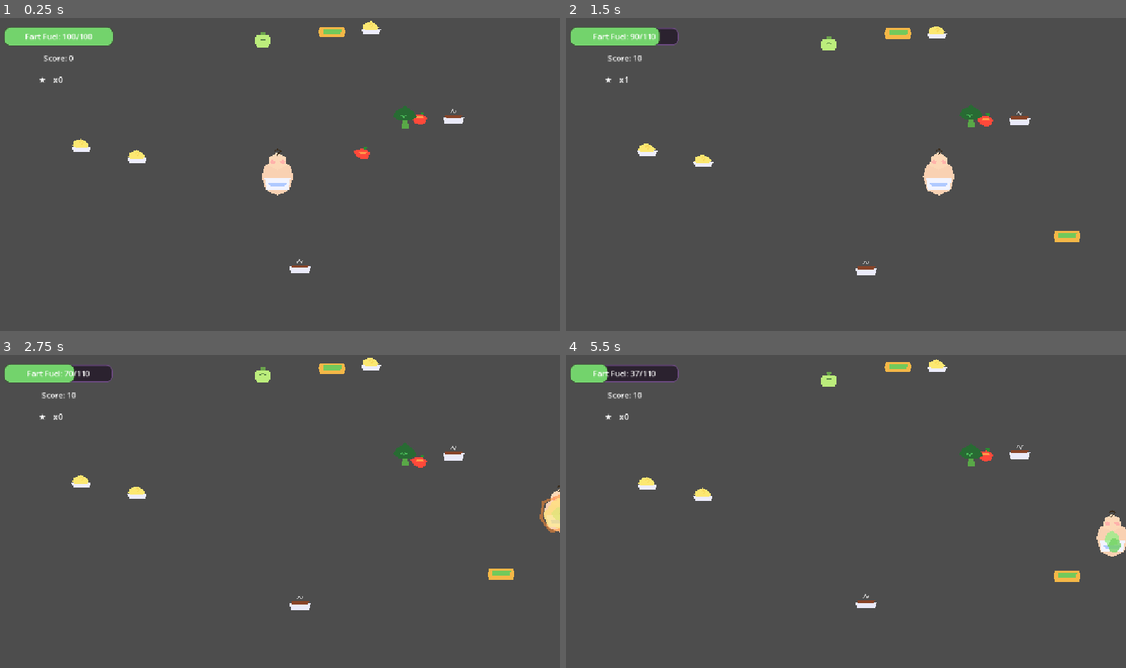
Above: before the commit, frames 1-4 (two rows, left to right).
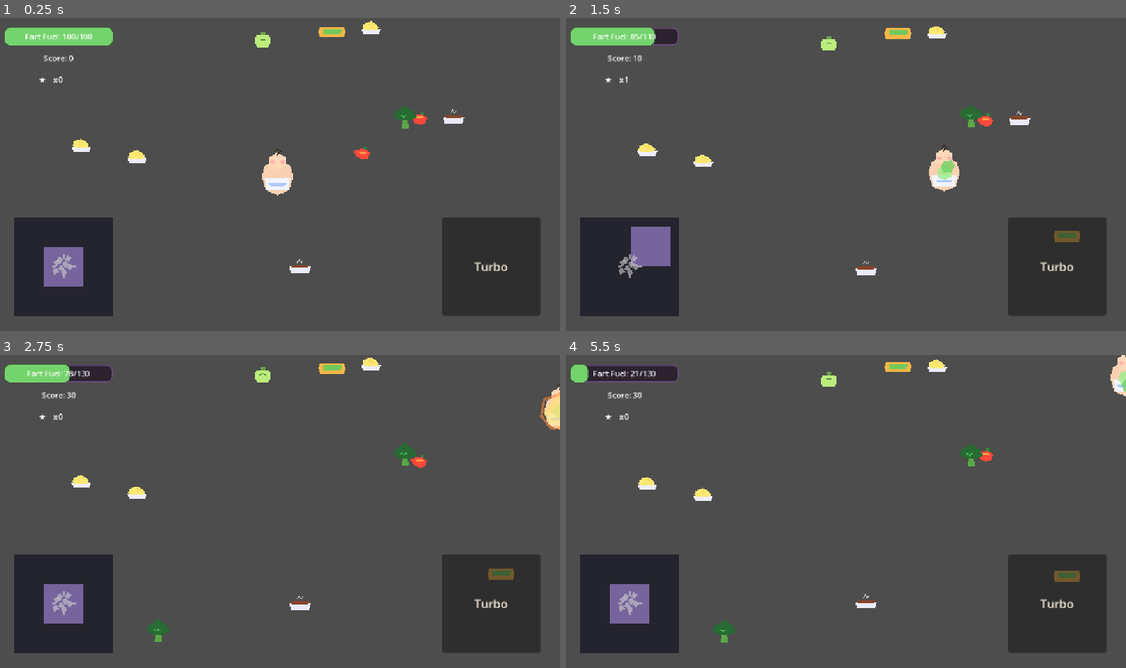
Above: after the commit, the same moments.

Repository: mcfredrick/fuel
Game: Godot game, scene res://scenes/main.tscn
The game is run twice, just before and just after one commit, with the same random seed, the same clock (stepped at 60 frames per second) and the same inputs.
Inputs (mouse positions are in pixels of both pictures, inside the frame that each line leads up to):
- Up to frame 1 (0.25 s): no input
- Up to frame 2 (1.5 s): move the mouse to (969, 161) at 0.52 s; hold Right (ui_right) 0.53-1.25 s; tap Space (turbo) at 0.6 s; click (969, 161) at 0.67 s; drag from (728, 193) to (829, 43) at 1.27 s
- Up to frame 3 (2.75 s): move the mouse to (336, 442) at 2.02 s; hold Right (ui_right) from 2.03 s (still down); tap Space (turbo) at 2.1 s; click (336, 442) at 2.17 s
- Up to frame 4 (5.5 s): release Right (ui_right) at 2.75 s; drag from (818, 577) to (1019, 455) at 2.77 s; move the mouse to (1014, 561) at 3.52 s; hold Left (ui_left) 3.53-4.25 s; tap Space (turbo) at 3.6, 5.1 s; click (1014, 561) at 3.67 s; drag from (672, 464) to (1019, 458) at 4.27 s; move the mouse to (874, 514) at 5.02 s; hold Down (ui_down) from 5.03 s (still down); click (874, 514) at 5.17 s

The runs differ from the first frame. In frame 1, 11% of the frame differs, in the area x 2-97%, y 63-96%; in frame 2, 12%; in frame 3, 12%; in frame 4, 12%, in the area x 2-100%, y 0-96%.

Commit message:
Improve touch controls: fix mouse input and joystick appearance
- Fix MOUSE_BUTTON_LEFT_MASK compilation errors
- Add proper mouse input support for desktop testing
- Improve joystick visual design with better colors
- Set force_visible=true by default for testing
- Add directional arrows to joystick center
- Resize turbo button to match joystick dimensions

Diff:
--- a/godot_web_game/scenes/ui/touch_controls.tscn
+++ b/godot_web_game/scenes/ui/touch_controls.tscn
@@ -25,16 +25,16 @@
 offset_right = 240.0
 offset_bottom = -40.0
 grow_vertical = 0
-color = Color(0.09, 0.08, 0.1, 0.72)
-corner_radius_top_left = 140
-corner_radius_top_right = 140
-corner_radius_bottom_right = 140
-corner_radius_bottom_left = 140
-border_width_left = 3
-border_width_top = 3
-border_width_right = 3
-border_width_bottom = 3
-border_color = Color(0.35, 0.23, 0.46, 0.8)
+color = Color(0.1, 0.1, 0.15, 0.8)
+corner_radius_top_left = 100
+corner_radius_top_right = 100
+corner_radius_bottom_right = 100
+corner_radius_bottom_left = 100
+border_width_left = 2
+border_width_top = 2
+border_width_right = 2
+border_width_bottom = 2
+border_color = Color(0.4, 0.3, 0.5, 0.6)
 
 [node name="Knob" type="ColorRect" parent="Joystick"]
 anchors_preset = 8
@@ -48,31 +48,227 @@
 offset_bottom = 40.0
 grow_horizontal = 2
 grow_vertical = 2
-color = Color(0.57, 0.84, 0.53, 0.88)
-corner_radius_top_left = 80
-corner_radius_top_right = 80
-corner_radius_bottom_right = 80
-corner_radius_bottom_left = 80
+color = Color(0.6, 0.5, 0.8, 0.7)
+corner_radius_top_left = 40
+corner_radius_top_right = 40
+corner_radius_bottom_right = 40
+corner_radius_bottom_left = 40
 border_width_left = 2
 border_width_top = 2
 border_width_right = 2
 border_width_bottom = 2
-border_color = Color(0.25, 0.39, 0.21, 0.75)
+border_color = Color(0.4, 0.3, 0.6, 0.8)
+
+[node name="Arrows" type="Control" parent="Joystick"]
+anchors_preset = 8
+anchor_left = 0.5
+anchor_top = 0.5
+anchor_right = 0.5
+anchor_bottom = 0.5
+offset_left = -60.0
+offset_top = -60.0
+offset_right = 60.0
+offset_bottom = 60.0
+grow_horizontal = 2
+grow_vertical = 2
+mouse_filter = 2
+
+[node name="UpArrow" type="ColorRect" parent="Joystick/Arrows"]
+anchors_preset = 8
+anchor_left = 0.5
+anchor_top = 0.5
+anchor_right = 0.5
+anchor_bottom = 0.5
+offset_left = -2.0
+offset_top = -25.0
+offset_right = 2.0
+offset_bottom = -15.0
+grow_horizontal = 2
+grow_vertical = 2
+color = Color(0.8, 0.8, 0.8, 0.6)
+rotation = 0.0
+
+[node name="UpArrowLeft" type="ColorRect" parent="Joystick/Arrows"]
+anchors_preset = 8
+anchor_left = 0.5
+anchor_top = 0.5
+anchor_right = 0.5
+anchor_bottom = 0.5
+offset_left = -12.0
+offset_top = -15.0
+offset_right = -2.0
+offset_bottom = -5.0
+grow_horizontal = 2
+grow_vertical = 2
+color = Color(0.8, 0.8, 0.8, 0.6)
+rotation = 45.0
+
+[node name="UpArrowRight" type="ColorRect" parent="Joystick/Arrows"]
+anchors_preset = 8
+anchor_left = 0.5
+anchor_top = 0.5
+anchor_right = 0.5
+anchor_bottom = 0.5
+offset_left = 2.0
+offset_top = -15.0
+offset_right = 12.0
+offset_bottom = -5.0
+grow_horizontal = 2
+grow_vertical = 2
+color = Color(0.8, 0.8, 0.8, 0.6)
+rotation = -45.0
+
+[node name="DownArrow" type="ColorRect" parent="Joystick/Arrows"]
+anchors_preset = 8
+anchor_left = 0.5
+anchor_top = 0.5
+anchor_right = 0.5
+anchor_bottom = 0.5
+offset_left = -2.0
+offset_top = 15.0
+offset_right = 2.0
+offset_bottom = 25.0
+grow_horizontal = 2
+grow_vertical = 2
+color = Color(0.8, 0.8, 0.8, 0.6)
+rotation = 0.0
+
+[node name="DownArrowLeft" type="ColorRect" parent="Joystick/Arrows"]
+anchors_preset = 8
+anchor_left = 0.5
+anchor_top = 0.5
+anchor_right = 0.5
+anchor_bottom = 0.5
+offset_left = -12.0
+offset_top = 5.0
+offset_right = -2.0
+offset_bottom = 15.0
+grow_horizontal = 2
+grow_vertical = 2
+color = Color(0.8, 0.8, 0.8, 0.6)
+rotation = -45.0
+
+[node name="DownArrowRight" type="ColorRect" parent="Joystick/Arrows"]
+anchors_preset = 8
+anchor_left = 0.5
+anchor_top = 0.5
+anchor_right = 0.5
+anchor_bottom = 0.5
+offset_left = 2.0
+offset_top = 5.0
+offset_right = 12.0
+offset_bottom = 15.0
+grow_horizontal = 2
+grow_vertical = 2
+color = Color(0.8, 0.8, 0.8, 0.6)
+rotation = 45.0
+
+[node name="LeftArrow" type="ColorRect" parent="Joystick/Arrows"]
+anchors_preset = 8
+anchor_left = 0.5
+anchor_top = 0.5
+anchor_right = 0.5
+anchor_bottom = 0.5
+offset_left = -25.0
+offset_top = -2.0
+offset_right = -15.0
+offset_bottom = 2.0
+grow_horizontal = 2
+grow_vertical = 2
+color = Color(0.8, 0.8, 0.8, 0.6)
+rotation = 0.0
+
+[node name="LeftArrowTop" type="ColorRect" parent="Joystick/Arrows"]
+anchors_preset = 8
+anchor_left = 0.5
+anchor_top = 0.5
+anchor_right = 0.5
+anchor_bottom = 0.5
+offset_left = -15.0
+offset_top = -12.0
+offset_right = -5.0
+offset_bottom = -2.0
+grow_horizontal = 2
+grow_vertical = 2
+color = Color(0.8, 0.8, 0.8, 0.6)
+rotation = -45.0
+
+[node name="LeftArrowBottom" type="ColorRect" parent="Joystick/Arrows"]
+anchors_preset = 8
+anchor_left = 0.5
+anchor_top = 0.5
+anchor_right = 0.5
+anchor_bottom = 0.5
+offset_left = -15.0
+offset_top = 2.0
+offset_right = -5.0
+offset_bottom = 12.0
+grow_horizontal = 2
+grow_vertical = 2
+color = Color(0.8, 0.8, 0.8, 0.6)
+rotation = 45.0
+
+[node name="RightArrow" type="ColorRect" parent="Joystick/Arrows"]
+anchors_preset = 8
+anchor_left = 0.5
+anchor_top = 0.5
+anchor_right = 0.5
+anchor_bottom = 0.5
+offset_left = 15.0
+offset_top = -2.0
+offset_right = 25.0
+offset_bottom = 2.0
+grow_horizontal = 2
+grow_vertical = 2
+color = Color(0.8, 0.8, 0.8, 0.6)
+rotation = 0.0
+
+[node name="RightArrowTop" type="ColorRect" parent="Joystick/Arrows"]
+anchors_preset = 8
+anchor_left = 0.5
+anchor_top = 0.5
+anchor_right = 0.5
+anchor_bottom = 0.5
+offset_left = 5.0
+offset_top = -12.0
+offset_right = 15.0
+offset_bottom = -2.0
+grow_horizontal = 2
+grow_vertical = 2
+color = Color(0.8, 0.8, 0.8, 0.6)
+rotation = 45.0
+
+[node name="RightArrowBottom" type="ColorRect" parent="Joystick/Arrows"]
+anchors_preset = 8
+anchor_left = 0.5
+anchor_top = 0.5
+anchor_right = 0.5
+anchor_bottom = 0.5
+offset_left = 5.0
+offset_top = 2.0
+offset_right = 15.0
+offset_bottom = 12.0
+grow_horizontal = 2
+grow_vertical = 2
+color = Color(0.8, 0.8, 0.8, 0.6)
+rotation = -45.0
 
 [node name="TurboButton" type="Button" parent="."]
-custom_minimum_size = Vector2(160, 80)
-mouse_filter = 2
-anchors_preset = 4
+custom_minimum_size = Vector2(200, 200)
+mouse_filter = 2
+anchors_preset = 3
 anchor_left = 1.0
+anchor_top = 1.0
 anchor_right = 1.0
 anchor_bottom = 1.0
 offset_left = -240.0
-offset_top = -180.0
+offset_top = -240.0
 offset_right = -40.0
-offset_bottom = -60.0
+offset_bottom = -40.0
 grow_horizontal = 0
 grow_vertical = 0
 theme_override_colors/font_color = Color(1, 0.95, 0.89, 1)
 theme_override_colors/font_color_pressed = Color(1, 0.95, 0.89, 1)
 theme_override_colors/font_color_hover = Color(1, 0.95, 0.89, 1)
+theme_override_font_sizes/font_size = 24
 text = "Turbo"
--- a/godot_web_game/scripts/touch_controls.gd
+++ b/godot_web_game/scripts/touch_controls.gd
@@ -1,7 +1,7 @@
 extends Control
 class_name TouchControls
 
-@export var force_visible := false
+@export var force_visible := true
 @export_range(0.0, 1.0, 0.01) var deadzone := 0.18
 
 var _joystick_touch_id := -1
@@ -16,14 +16,22 @@
 	var should_show := force_visible or DisplayServer.is_touchscreen_available()
 	visible = should_show
 	mouse_filter = Control.MOUSE_FILTER_PASS if should_show else Control.MOUSE_FILTER_IGNORE
-	set_process_unhandled_input(should_show)
+	set_process_input(should_show)
 	if not should_show:
 		return
 	_reset_joystick()
 	if is_instance_valid(turbo_button):
 		turbo_button.pressed.connect(_on_turbo_pressed)
 
-func _unhandled_input(event: InputEvent) -> void:
+func _gui_input(event: InputEvent) -> void:
+	if not visible:
+		return
+	if event is InputEventMouseButton:
+		_handle_mouse_button(event)
+	elif event is InputEventMouseMotion:
+		_handle_mouse_motion(event)
+
+func _input(event: InputEvent) -> void:
 	if not visible:
 		return
 	if event is InputEventScreenTouch:
@@ -88,3 +96,17 @@
 		_turbo_requested = false
 		return true
 	return false
+
+func _handle_mouse_button(event: InputEventMouseButton) -> void:
+	if event.button_index == MOUSE_BUTTON_MASK_LEFT:
+		if event.pressed:
+			if _joystick_touch_id == -1 and _touch_in_joystick_half(event.position):
+				_joystick_touch_id = -2  # Use -2 to distinguish mouse input
+				_update_move_vector(event.position)
+		else:
+			if _joystick_touch_id == -2:
+				_reset_joystick()
+
+func _handle_mouse_motion(event: InputEventMouseMotion) -> void:
+	if _joystick_touch_id == -2 and event.button_mask & MOUSE_BUTTON_MASK_LEFT:
+		_update_move_vector(event.position)
Not shown, added: export.log
Not shown, added: export_verbose.log
Not shown, changed: godot_web_game/README.md
